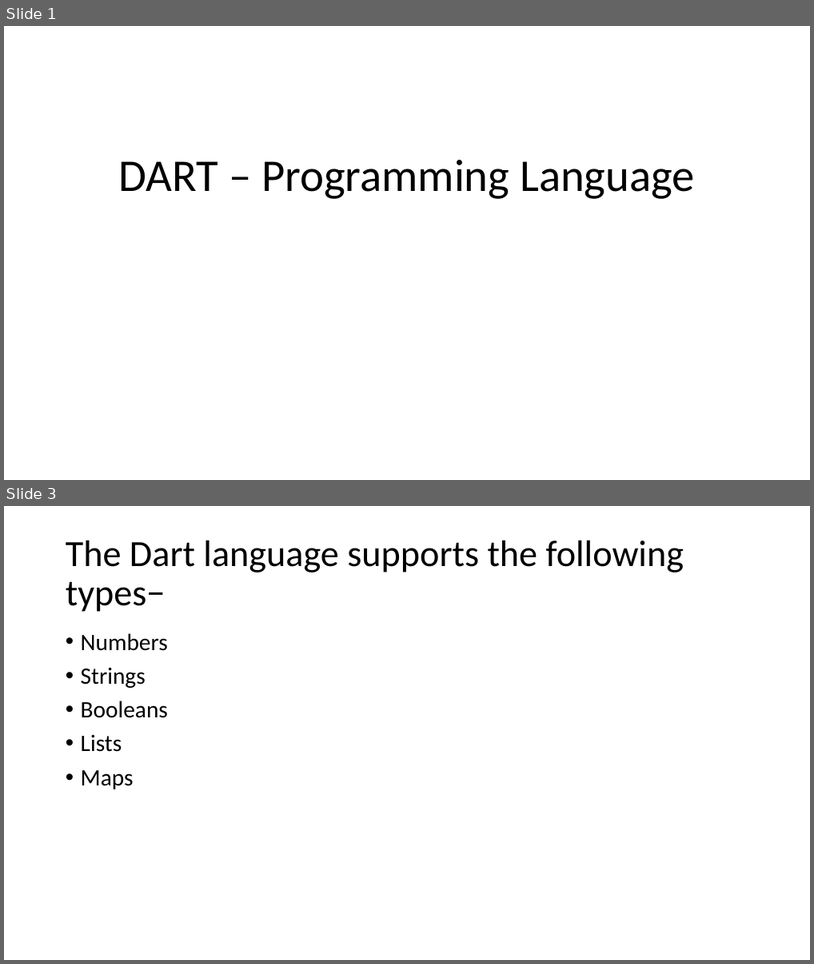
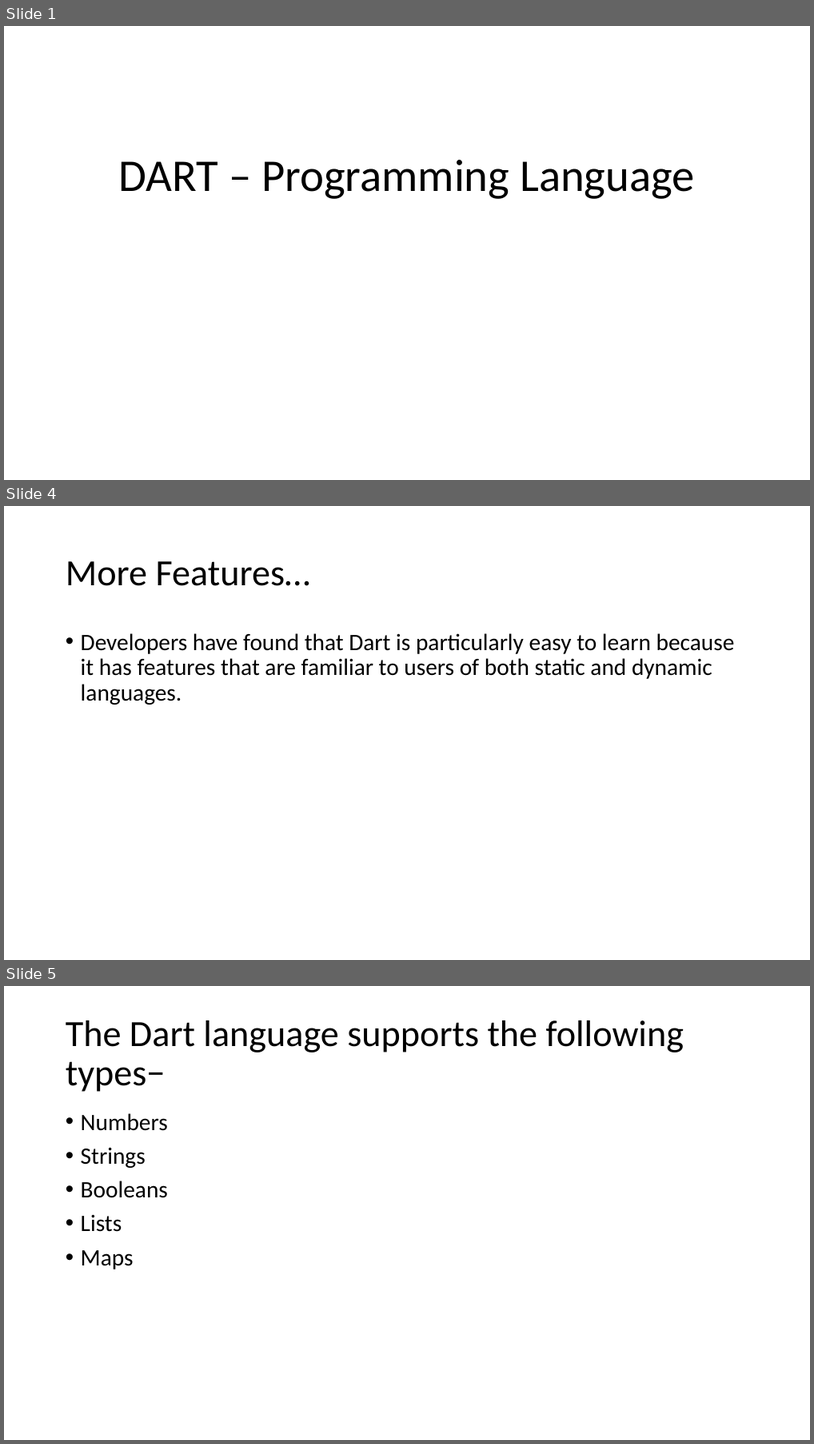
Before and after one commit to Anjy123/Flutter, a slide deck: DART.pptx. Shown one above the other, each under a label of ours: slides 1 and 3 before the commit, slides 1, 4 and 5 after it; the slides between them are not shown. The pictures are 814x964 and 814x1444 pixels, drawn with LibreOffice and Linux fonts; fonts in the diff are those of the drawing. Boxes give left, top, right and bottom in pixels: in the first picture for what was removed or moved away, otherwise in the second. Text is boxed around its words. In the diff, an @@ line names an element or a change of style, - is before the commit and + after.

```diff
--- a/DART.pptx
+++ b/DART.pptx
@@ slide 4 added at bbox=[4, 506, 810, 960], background #FFFFFF @@
@@ title added at bbox=[66, 561, 310, 586], 44 pt, text #000000 @@
+More Features…
@@ text added at bbox=[81, 633, 735, 704], 28 pt, text #000000 @@
+• Developers have found that Dart is particularly easy to learn because it has features that are familiar to users of both static and dynamic languages.
@@ what was slide 3 is now slide 5 @@
```
Also in this commit, not shown: 1 slide changed, 5 other slides added.
